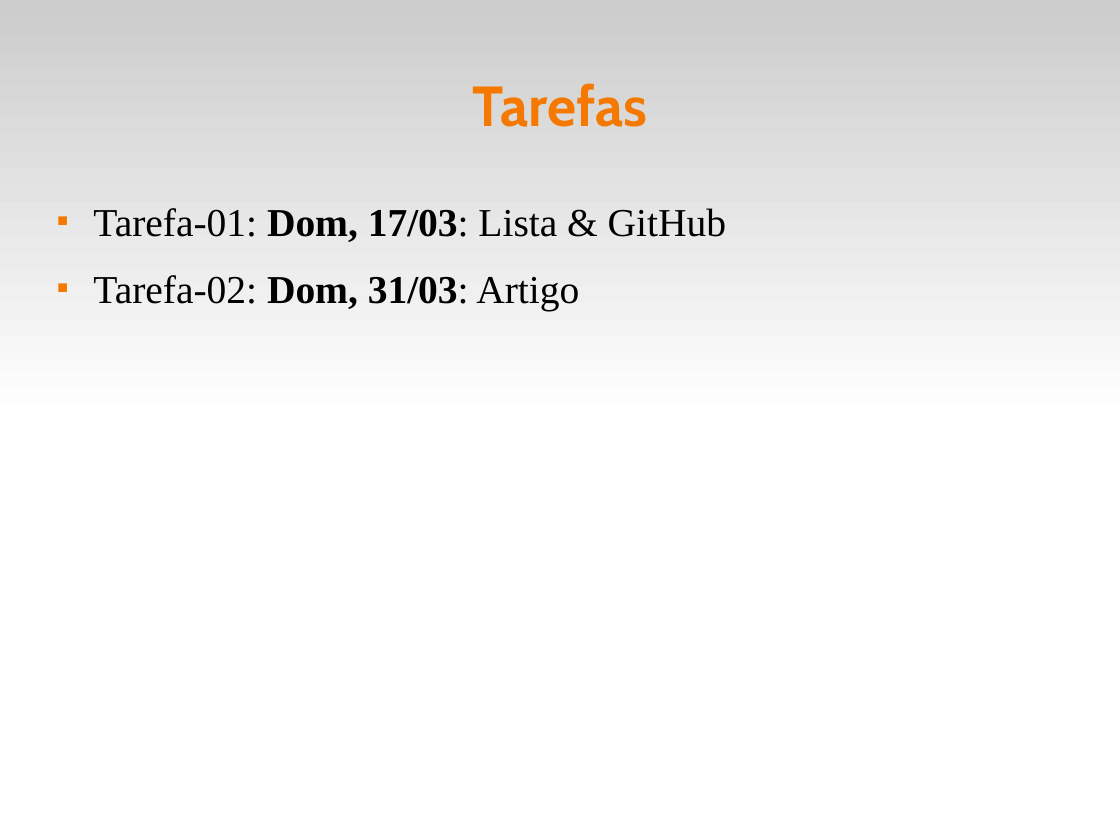
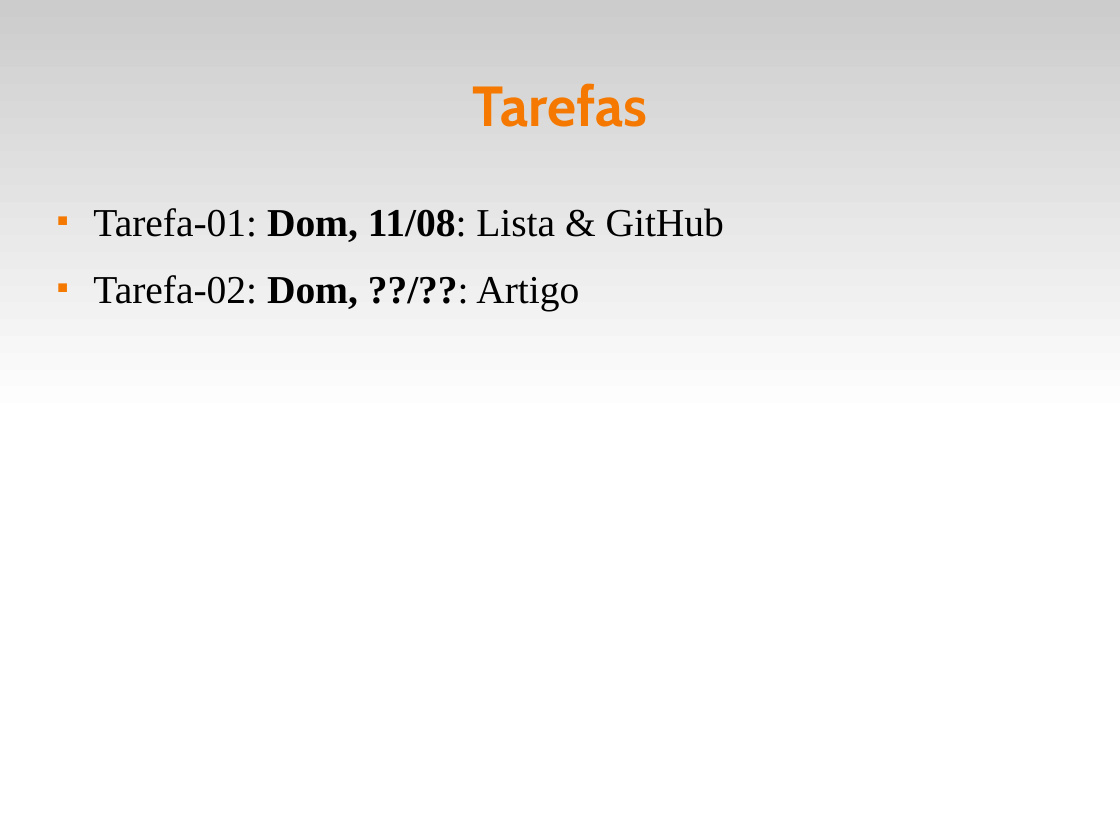
Before and after one commit to fsantanna-uerj/EDL, a slide deck: slide 6 of slides/edl-00.odp. Drawn at 1120x840 pixels with LibreOffice and Linux fonts; fonts in the diff are those of the drawing. Boxes give left, top, right and bottom in pixels: in the first picture for what was removed or moved away, otherwise in the second. Text is boxed around its words. In the diff, an @@ line names an element or a change of style, - is before the commit and + after.

```diff
--- a/slides/edl-00.odp
+++ b/slides/edl-00.odp
@@ text at (x1=93, y1=208, x2=724, y2=311): text changed @@
-■ Tarefa-01: Dom, 17/03: Lista & GitHub
-■ Tarefa-02: Dom, 31/03: Artigo
+■ Tarefa-01: Dom, 11/08: Lista & GitHub
+■ Tarefa-02: Dom, ??/??: Artigo
```
Also in this commit, not shown: 5 other slides changed, 3 other files.
